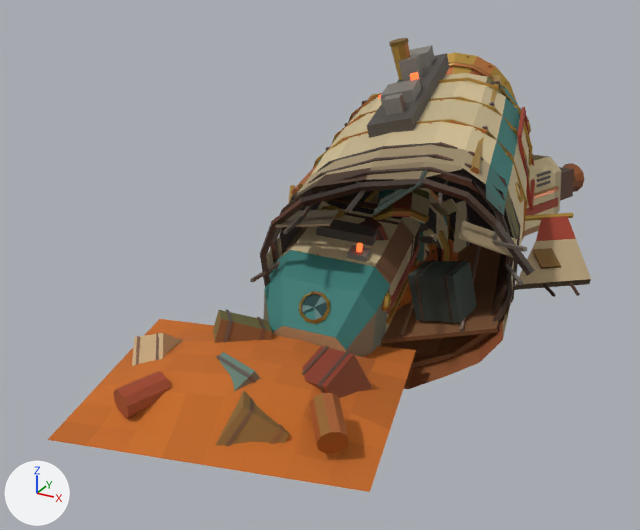
An edit to the glTF model public/models/crashsites.glb, drawn before and after from the same camera.
Both versions are drawn from a camera (50 mm lens) standing at (10.3, -24.0, 10.8) and looking at (-1.6, -2.2, -0.1). Arrows for +X, +Y and +Z are at lower left; the lights stay in place. The older version comes first.

The older version as bpy lines, for what is in view:
```python
ob_crash_freighter = bpy.data.objects.new('Crash_Freighter', me_crash_freighter)
ob_crash_freighter.location = (0.0, 0.0, 0.0)
ob_crash_nacelle = bpy.data.objects.new('Crash_Nacelle', me_crash_nacelle)
ob_crash_nacelle.location = (0.0, 0.0, 0.0)
ob_crash_shuttle = bpy.data.objects.new('Crash_Shuttle', me_crash_shuttle)
ob_crash_shuttle.location = (0.0, 0.0, 0.0)
# also in view: 'Crash_Fighter' at (0.4, 0.5, 1.3)
```
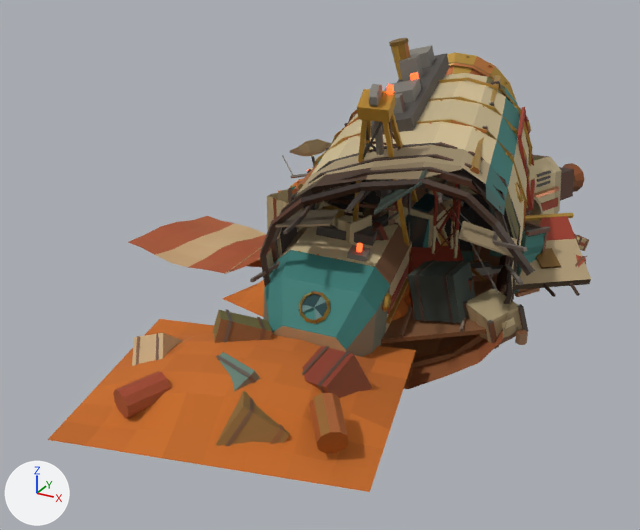
Where the change shows, as pixel boxes [x1, y1, x2, y2] in the pictures (640 x 530 px):
'Crash_CargoPod', added: after [128, 180, 589, 349]
    faces in mat_crashdark: [128, 194, 544, 274]
    faces in mat_crashpaint: [314, 180, 589, 343]
    faces in mat_crashmetal: [340, 183, 589, 349]
'Crash_Mast', added: after [222, 139, 587, 345]
    faces in mat_crashpaint: [267, 139, 461, 260]
    faces in mat_crashsand: [222, 179, 302, 317]
    faces in mat_crashmetal: [282, 150, 587, 345]
'Crash_Drill', added: after [353, 84, 503, 301]
    faces in mat_crashpaint: [353, 89, 418, 253]
    faces in mat_crashmetal: [358, 84, 503, 282]
'Crash_Crawler', added: after [349, 176, 471, 321]
    faces in mat_crashpaint: [363, 176, 447, 248]
    faces in mat_crashglass: [393, 193, 443, 268]
    faces in mat_crashdark: [350, 179, 471, 210]
    faces in mat_crashsand: [392, 292, 411, 321]
    faces in mat_crashmetal: [349, 177, 464, 241]
'Crash_Skiff', added (mostly hidden): after [526, 196, 543, 226]
    faces in mat_crashpaint: [527, 196, 543, 226]
'Crash_Nacelle', unchanged, covered by the edit: before [317, 188, 460, 261]; after [317, 199, 453, 246]

The change, as a list of edits to the scene's bpy script:
```text
Add me_crash_skiff:
    me_crash_skiff.from_pydata(...)  # 550 vertices, 900 faces; spans x -2.18..3.48, y -4.1..4.29, z -0.5..2.52
    # faces by material slot: [340, 224, 56, 12, 72, 196]
    me_crash_skiff.materials.append(mat_crashpaint)
    me_crash_skiff.materials.append(mat_crashmetal)
    me_crash_skiff.materials.append(mat_crashbrass)
    me_crash_skiff.materials.append(mat_crashglow)
    me_crash_skiff.materials.append(mat_crashdark)
    me_crash_skiff.materials.append(mat_crashsand)
Add me_crash_mast:
    me_crash_mast.from_pydata(...)  # 984 vertices, 1464 faces; spans x -7.08..5.42, y -6.07..5.8, z -0.5..3.54
    # faces by material slot: [484, 744, 40, 12, 184]
    me_crash_mast.materials.append(mat_crashmetal)
    me_crash_mast.materials.append(mat_crashpaint)
    me_crash_mast.materials.append(mat_crashglow)
    me_crash_mast.materials.append(mat_crashdark)
    me_crash_mast.materials.append(mat_crashsand)
Add me_crash_drill:
    me_crash_drill.from_pydata(...)  # 880 vertices, 1392 faces; spans x -4.2..3.88, y -4.52..4.8, z -0.64..6.11
    # faces by material slot: [872, 96, 76, 24, 108, 216]
    me_crash_drill.materials.append(mat_crashmetal)
    me_crash_drill.materials.append(mat_crashpaint)
    me_crash_drill.materials.append(mat_crashdark)
    me_crash_drill.materials.append(mat_crashglow)
    me_crash_drill.materials.append(mat_crashbrass)
    me_crash_drill.materials.append(mat_crashsand)
Add me_crash_crawler:
    me_crash_crawler.from_pydata(...)  # 1337 vertices, 2186 faces; spans x -3.97..3.59, y -4.68..5.31, z -0.5..3.13
    # faces by material slot: [184, 1052, 178, 392, 104, 12, 264]
    me_crash_crawler.materials.append(mat_crashpaint)
    me_crash_crawler.materials.append(mat_crashmetal)
    me_crash_crawler.materials.append(mat_crashbrass)
    me_crash_crawler.materials.append(mat_crashdark)
    me_crash_crawler.materials.append(mat_crashglass)
    me_crash_crawler.materials.append(mat_crashglow)
    me_crash_crawler.materials.append(mat_crashsand)
Add me_crash_cargopod:
    me_crash_cargopod.from_pydata(...)  # 1060 vertices, 1550 faces; spans x -7.75..5.61, y -4.68..5.75, z -1.43..2.48
    # faces by material slot: [538, 116, 748, 28, 120]
    me_crash_cargopod.materials.append(mat_crashpaint)
    me_crash_cargopod.materials.append(mat_crashdark)
    me_crash_cargopod.materials.append(mat_crashmetal)
    me_crash_cargopod.materials.append(mat_crashglow)
    me_crash_cargopod.materials.append(mat_crashsand)
Add ob_crash_skiff:
    ob_crash_skiff = bpy.data.objects.new('Crash_Skiff', me_crash_skiff)
    ob_crash_skiff.location = (0.0, 0.0, 0.0)
Add ob_crash_mast:
    ob_crash_mast = bpy.data.objects.new('Crash_Mast', me_crash_mast)
    ob_crash_mast.location = (0.0, 0.0, 0.0)
Add ob_crash_drill:
    ob_crash_drill = bpy.data.objects.new('Crash_Drill', me_crash_drill)
    ob_crash_drill.location = (0.0, 0.0, 0.0)
Add ob_crash_crawler:
    ob_crash_crawler = bpy.data.objects.new('Crash_Crawler', me_crash_crawler)
    ob_crash_crawler.location = (0.0, 0.0, 0.0)
Add ob_crash_cargopod:
    ob_crash_cargopod = bpy.data.objects.new('Crash_CargoPod', me_crash_cargopod)
    ob_crash_cargopod.location = (0.0, 0.0, 0.0)
```
